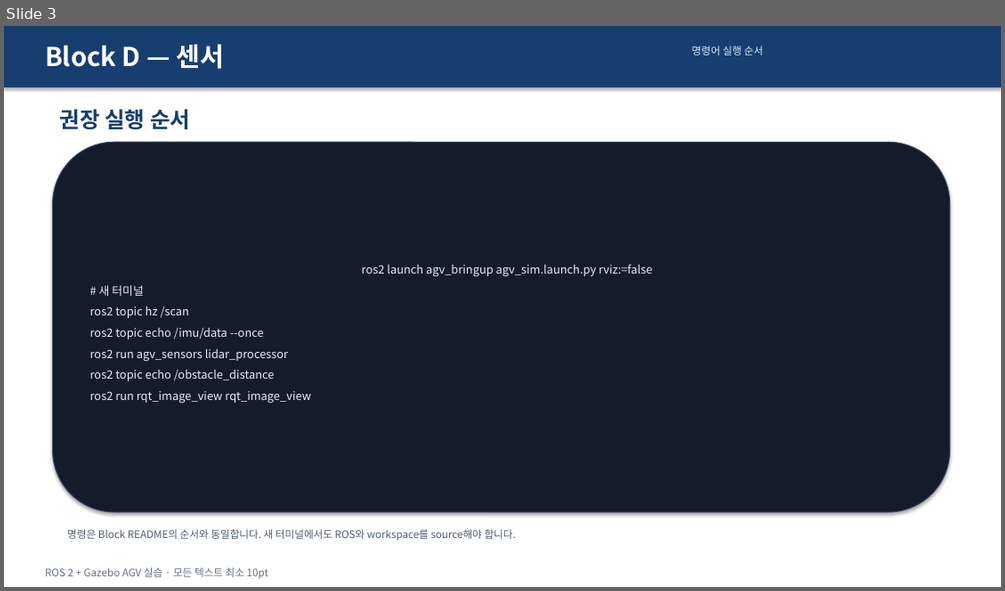
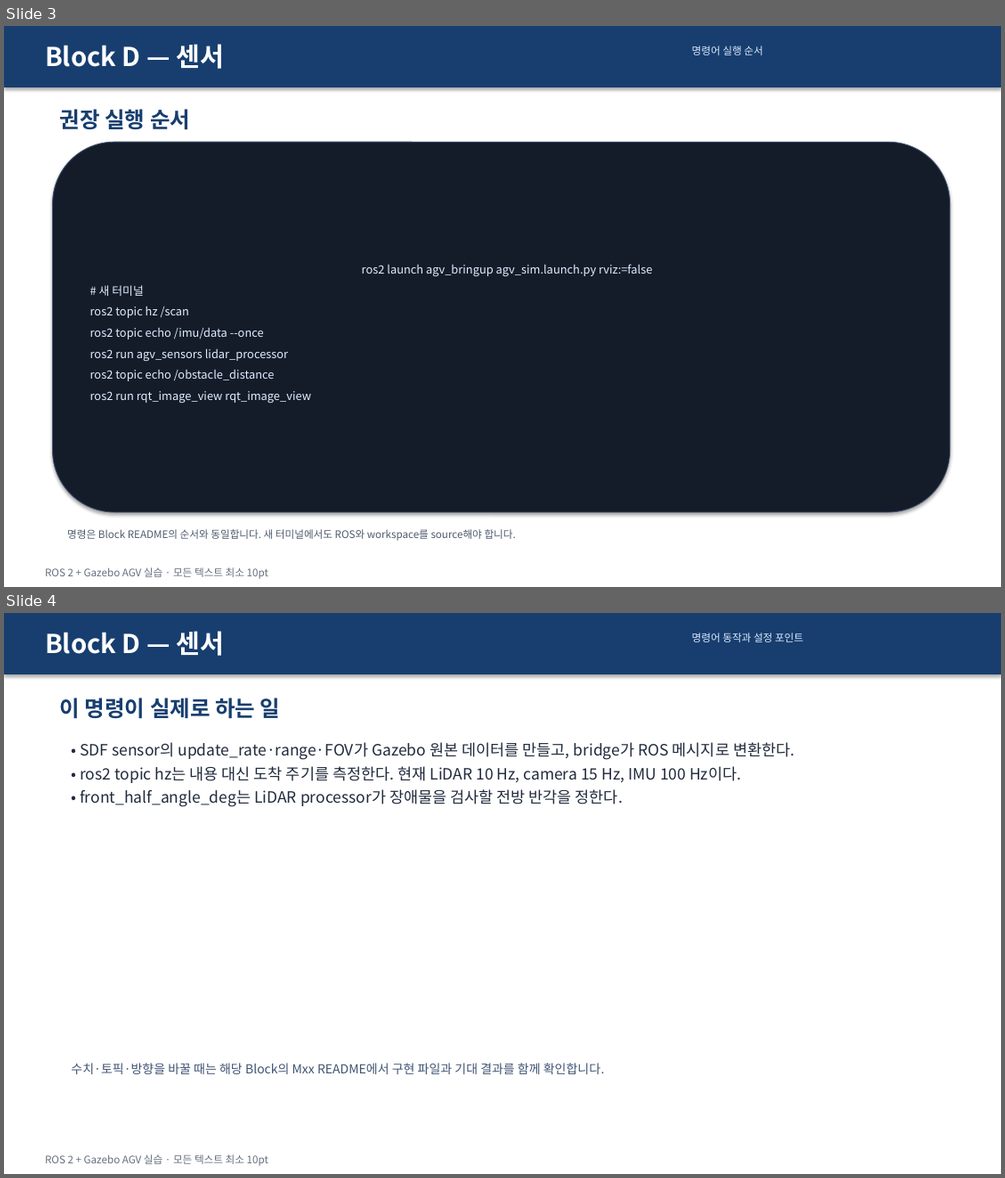
Before and after one commit to choimagon/ros2_curri, a slide deck: blocks/D_sensors/Block_D_실습결과_명령어.pptx. Shown one above the other, each under a label of ours: slide 3 before the commit, slides 3 and 4 after it. The pictures are 1005x591 and 1005x1178 pixels, drawn with LibreOffice and Linux fonts; fonts in the diff are those of the drawing. Boxes give left, top, right and bottom in pixels: in the first picture for what was removed or moved away, otherwise in the second. Text is boxed around its words. In the diff, an @@ line names an element or a change of style, - is before the commit and + after.

Commit message:
Document command behavior and add real Gazebo RViz captures

```diff
--- a/blocks/D_sensors/Block_D_실습결과_명령어.pptx
+++ b/blocks/D_sensors/Block_D_실습결과_명령어.pptx
@@ slide 4 added at bbox=[4, 613, 1001, 1174], background #FFFFFF @@
@@ rectangle added at bbox=[4, 613, 1001, 674], fill #173E6F @@
@@ text added at bbox=[45, 631, 224, 656], 25 pt, text #FFFFFF, bold @@
+Block D — 센서
@@ text added at bbox=[692, 633, 803, 642], 10 pt, text #DCEAFC @@
+명령어 동작과 설정 포인트
@@ text added at bbox=[60, 698, 281, 719], 21 pt, text #173E6F, bold @@
+이 명령이 실제로 하는 일
@@ text added at bbox=[80, 742, 794, 807], 15 pt, text #212B3D @@
+• SDF sensor의 update_rate·range·FOV가 Gazebo 원본 데이터를 만들고, bridge가 ROS 메시지로 변환한다.
+• ros2 topic hz는 내용 대신 도착 주기를 측정한다. 현재 LiDAR 10 Hz, camera 15 Hz, IMU 100 Hz이다.
+• front_half_angle_deg는 LiDAR processor가 장애물을 검사할 전방 반각을 정한다.
@@ text added at bbox=[71, 1062, 605, 1074], 12 pt, text #3F5373 @@
+수치·토픽·방향을 바꿀 때는 해당 Block의 Mxx README에서 구현 파일과 기대 결과를 함께 확인합니다.
@@ text added at bbox=[45, 1154, 268, 1166], 10 pt, text #667080 @@
+ROS 2 + Gazebo AGV 실습 · 모든 텍스트 최소 10pt
```
Also in this commit, not shown: 38 other files.
